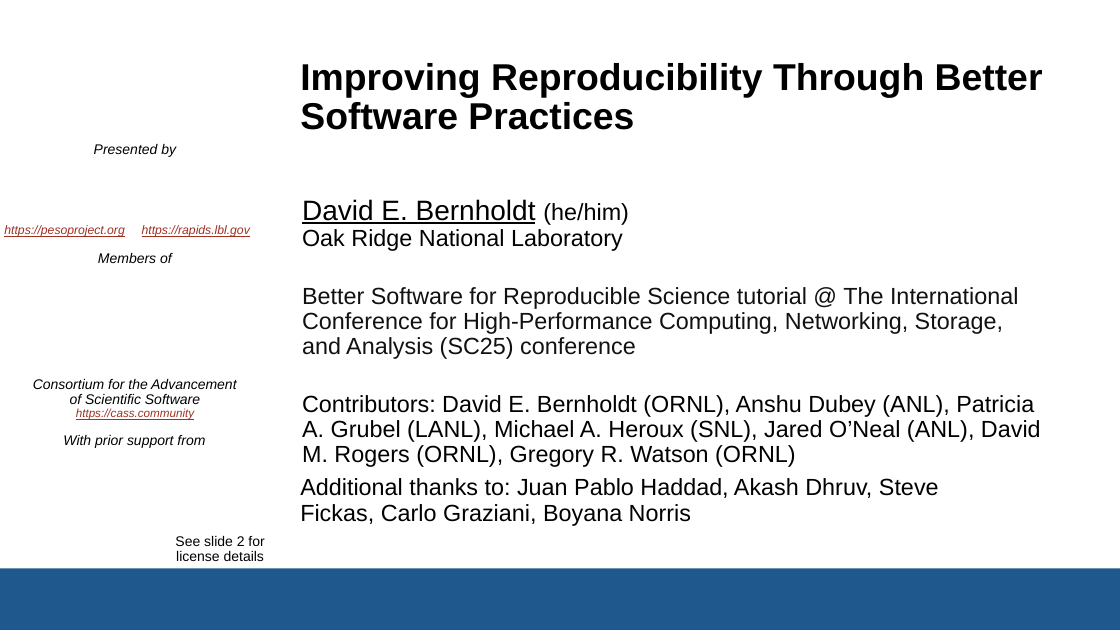
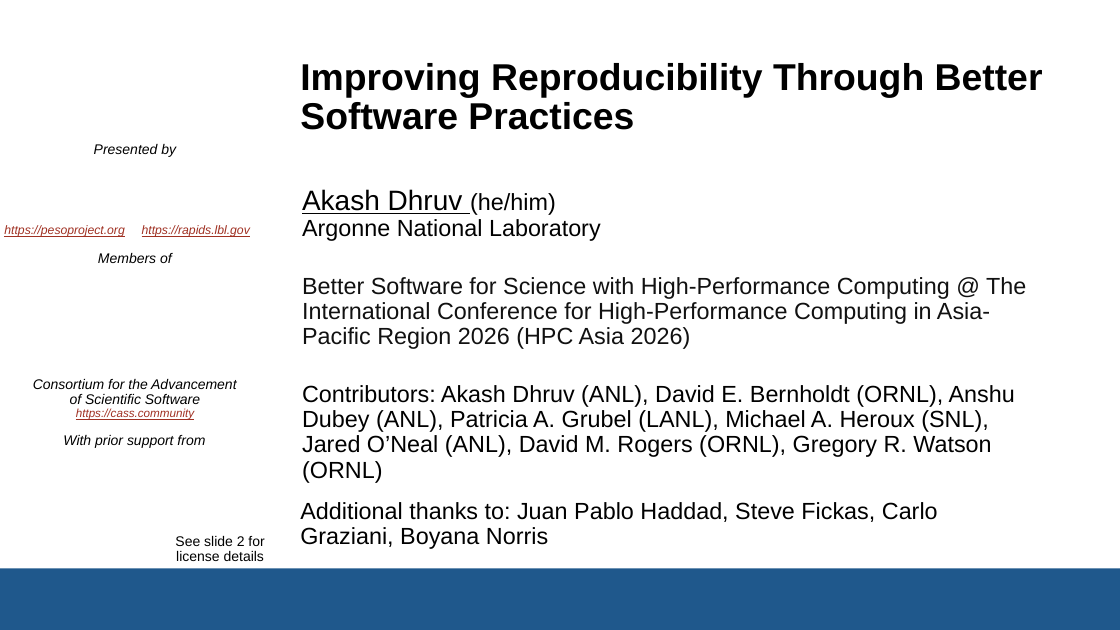
Before and after one commit to bssw-tutorial/presentations, a slide deck: slide 1 of repro-notebooks.pptx. Drawn at 1120x630 pixels with LibreOffice and Linux fonts; fonts in the diff are those of the drawing; background and template pictures are left out. Boxes give left, top, right and bottom in pixels: in the first picture for what was removed or moved away, otherwise in the second. Text is boxed around its words. In the diff, an @@ line names an element or a change of style, - is before the commit and + after.

Commit message:
update presentations

```diff
--- a/repro-notebooks.pptx
+++ b/repro-notebooks.pptx
@@ subtitle at box(302, 189, 1026, 457): text changed @@
-David E. Bernholdt (he/him)
-Oak Ridge National Laboratory
-Better Software for Reproducible Science tutorial @ The International Conference for High-Performance Computing, Networking, Storage, and Analysis (SC25) conference
-Contributors: David E. Bernholdt (ORNL), Anshu Dubey (ANL), Patricia A. Grubel (LANL), Michael A. Heroux (SNL), Jared O’Neal (ANL), David M. Rogers (ORNL), Gregory R. Watson (ORNL)
+Akash Dhruv (he/him)
+Argonne National Laboratory
+Better Software for Science with High-Performance Computing @ The International Conference for High-Performance Computing in Asia-Pacific Region 2026 (HPC Asia 2026)
+Contributors: Akash Dhruv (ANL), David E. Bernholdt (ORNL), Anshu Dubey (ANL), Patricia A. Grubel (LANL), Michael A. Heroux (SNL), Jared O’Neal (ANL), David M. Rogers (ORNL), Gregory R. Watson (ORNL)
@@ text at box(300, 502, 938, 549): text changed @@
-Additional thanks to: Juan Pablo Haddad, Akash Dhruv, Steve Fickas, Carlo Graziani, Boyana Norris
+Additional thanks to: Juan Pablo Haddad, Steve Fickas, Carlo Graziani, Boyana Norris
```
Also in this commit, not shown: 6 other slides changed, 3 slides added, 1 other file.
